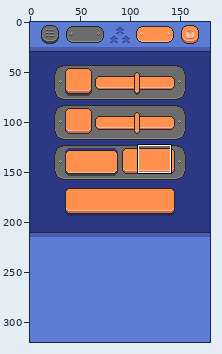
Pixel-art file -- 64Bit.aseprite. Above, an overview of the earlier version with the close-up marked.
Close-up. Before the edit:
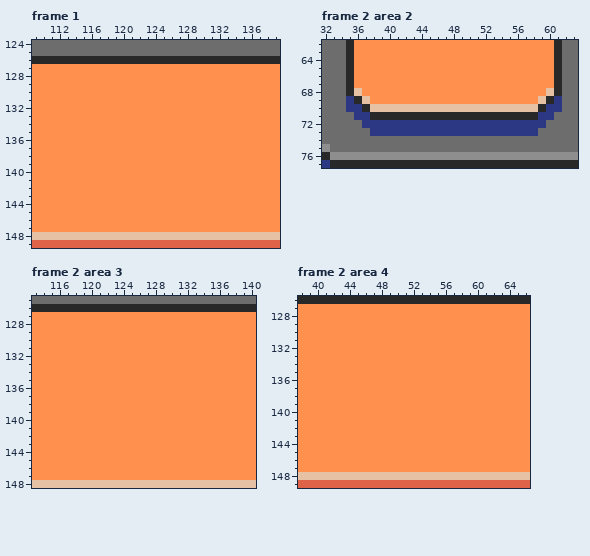
180x320 pixels, 2 frames. Shown: frame 1: x 109..139, y 124..149; frame 2 area 2: x 32..63, y 62..77; frame 2 area 3: x 113..140, y 125..148; frame 2 area 4: x 38..66, y 126..149. The commit also changed other frames or places, which this record leaves out.
The result:
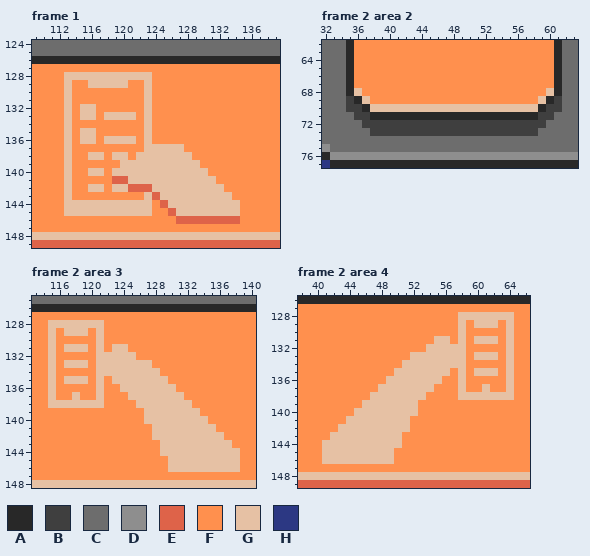
Palette (. is transparent): A #282828  B #3f3f3f  C #6d6d6d  D #8e8e8e  E #de6349  F #ff904e  G #e6c1a4  H #2c3883
The edit:
layer "Option/Other/Flattened" added
layer "Option/Other/Panel" removed
Changed rows in their new state; - is an unchanged pixel.
Frame 1, layer "Option/Other/Flattened":
first column x 113:
128 GGGGGGGGGGG-----------
129 G--GGGGG--G-----------
130 G---------G-----------
131 G---------G-----------
132 G-GG------G-----------
133 G-GG-GGGG-G-----------
134 G---------G-----------
135 G-GG------G-----------
136 G-GG-GGGG-G-----------
137 G---------GGGGG-------
138 G--GG-GG-GGGGGGG------
139 G------GGGGGGGGGG-----
140 G--GG-GGGGGGGGGGGG----
141 G-----EEGGGGGGGGGGG---
142 G--GG-GGEEEGGGGGGGGG--
143 G---------GEGGGGGGGGG-
144 GGGGGGGGGGG-EGGGGGGGGG
145 GGGGGGGGGGG--EGGGGGGGG
146 --------------EEEEEEEE
Frame 2 area 2, layer "Option/Se/Panel":
first column x 35:
69 B-------------------------B
70 BB-----------------------BB
71 -BB---------------------BB-
72 --BBBBBBBBBBBBBBBBBBBBBBB--
73 ---BBBBBBBBBBBBBBBBBBBBB---
Frame 2 area 3, layer "Option/Other/Flattened":
first column x 115:
128 GGGGGGG-----------------
129 G-GGG-G-----------------
130 G-----G-----------------
131 G-GGG-G-GG--------------
132 G-----GGGGG-------------
133 G-GGG-GGGGGGG-----------
134 G-----GGGGGGGG----------
135 G-GGG-G-GGGGGGG---------
136 G-----G--GGGGGGG--------
137 G--G--G---GGGGGGG-------
138 GGGGGGG----GGGGGGG------
139 ------------GGGGGGG-----
140 ------------GGGGGGGG----
141 -------------GGGGGGGG---
142 -------------GGGGGGGGG--
143 --------------GGGGGGGGG-
144 --------------GGGGGGGGGG
145 ---------------GGGGGGGGG
146 ---------------GGGGGGGGG
Frame 2 area 4, layer "Option/Other/Flattened":
first column x 41:
128 -----------------GGGGGGG
129 -----------------G-GGG-G
130 -----------------G-----G
131 --------------GG-G-GGG-G
132 -------------GGGGG-----G
133 -----------GGGGGGG-GGG-G
134 ----------GGGGGGGG-----G
135 ---------GGGGGGG-G-GGG-G
136 --------GGGGGGG--G-----G
137 -------GGGGGGG---G--G--G
138 ------GGGGGGG----GGGGGGG
139 -----GGGGGGG------------
140 ----GGGGGGGG------------
141 ---GGGGGGGG-------------
142 --GGGGGGGGG-------------
143 -GGGGGGGGG--------------
144 GGGGGGGGGG--------------
145 GGGGGGGGG---------------
146 GGGGGGGGG---------------
Pixel boxes of the changes (left, top, right, bottom) in both close-ups:
changed: (64, 72, 240, 224)
changed: (346, 96, 562, 136)
changed: (48, 320, 240, 472)
changed: (322, 312, 514, 464)
